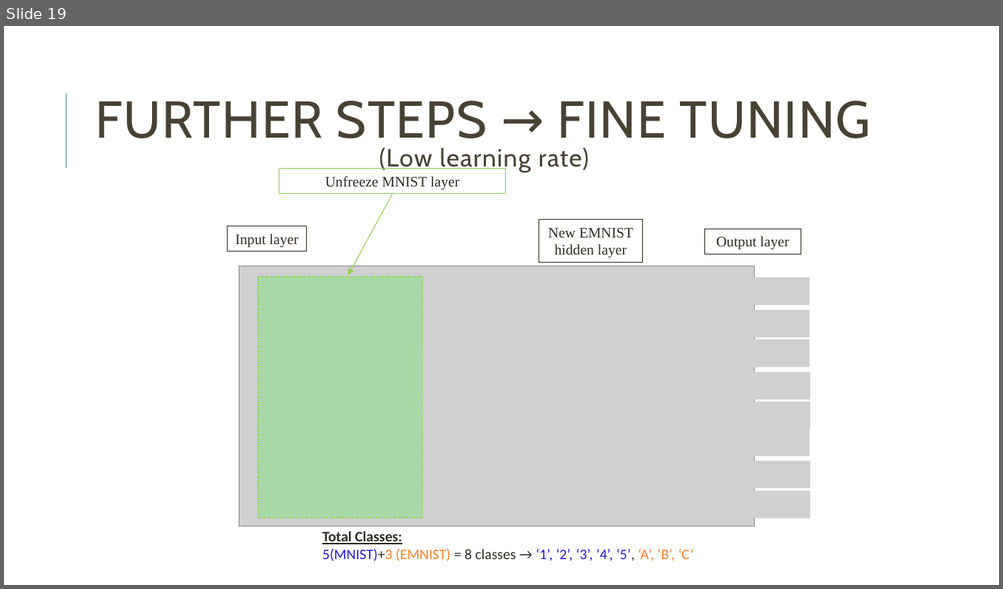
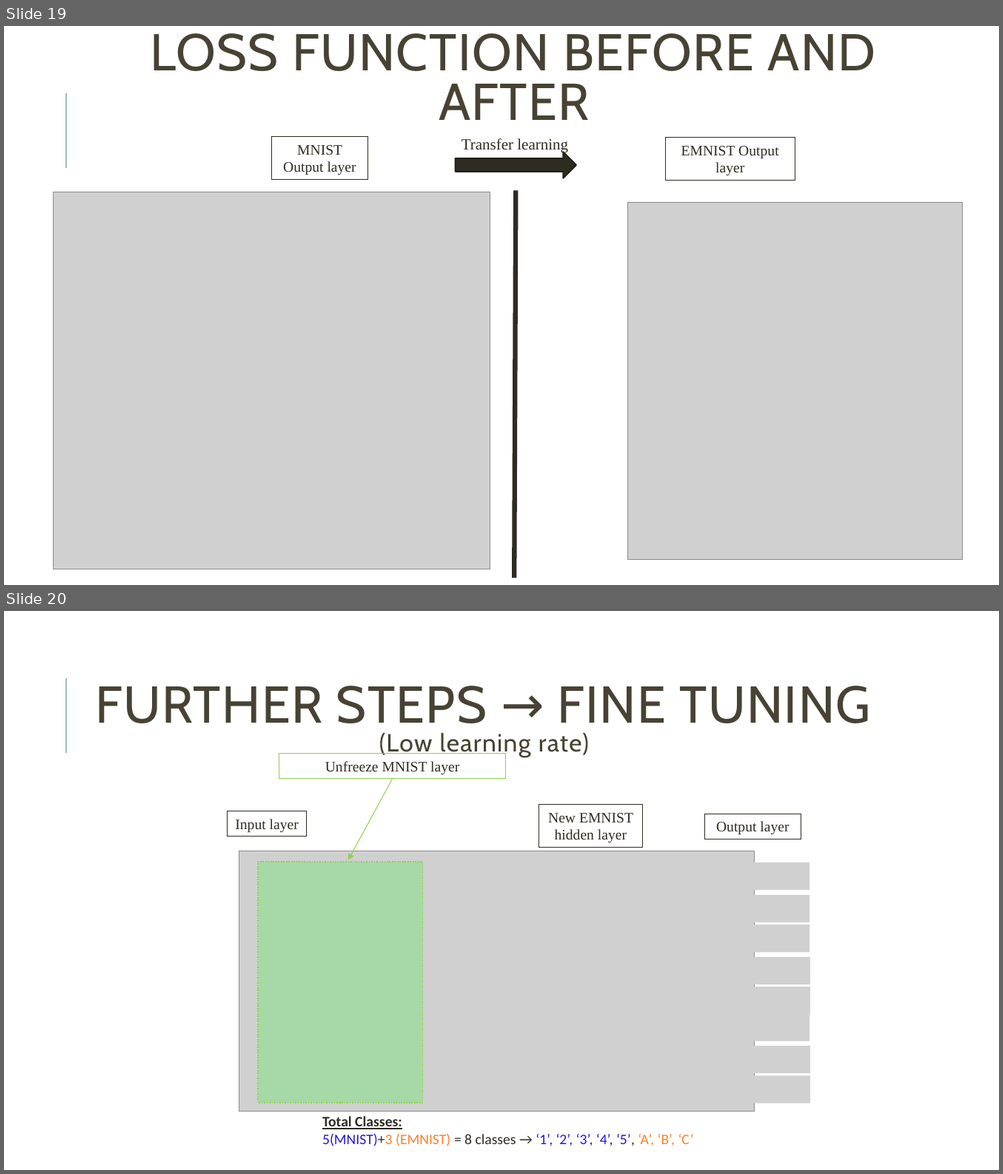
Before and after one commit to HananKhan7/MNIST_EMNIST, a slide deck: Presentation/Thesis_presentation_v_2.pptx. Shown one above the other, each under a label of ours: slide 19 before the commit, slides 19 and 20 after it. The pictures are 1003x589 and 1003x1174 pixels, drawn with LibreOffice and Linux fonts; fonts in the diff are those of the drawing; grey boxes stand for pictures. Boxes give left, top, right and bottom in pixels: in the first picture for what was removed or moved away, otherwise in the second. Text is boxed around its words. In the diff, an @@ line names an element or a change of style, - is before the commit and + after.

Commit message:
Added loss function comparison prior to and after TL

```diff
--- a/Presentation/Thesis_presentation_v_2.pptx
+++ b/Presentation/Thesis_presentation_v_2.pptx
@@ slide 19 added at bbox=[4, 26, 999, 585], background #FFFFFF; not listed: 1 template element that a slide beside it also shows @@
@@ title added at bbox=[151, 33, 876, 120], 50 pt, text #474233 @@
+LOSS FUNCTION BEFORE AND AFTER
@@ rectangle added at bbox=[272, 137, 368, 180], outline #2E2B21 0.75 pt, 14 pt, text #2E2B21 @@
+MNIST Output layer
@@ right arrow added at bbox=[455, 152, 576, 179], fill #2E2B21, outline #222018 1.25 pt @@
@@ text added at bbox=[461, 138, 568, 153], 15 pt, text #2E2B21 @@
+Transfer learning
@@ rectangle added at bbox=[665, 137, 794, 180], outline #2E2B21 0.75 pt, 14 pt, text #2E2B21 @@
+EMNIST Output layer
@@ picture added at bbox=[54, 192, 489, 570] @@
@@ line added from (516, 191) to (515, 578), #2E2B21 4.5 pt @@
@@ picture added at bbox=[627, 203, 962, 560] @@
@@ what was slide 19 is now slide 20 @@
```
Also in this commit, not shown: 5 slides changed.
